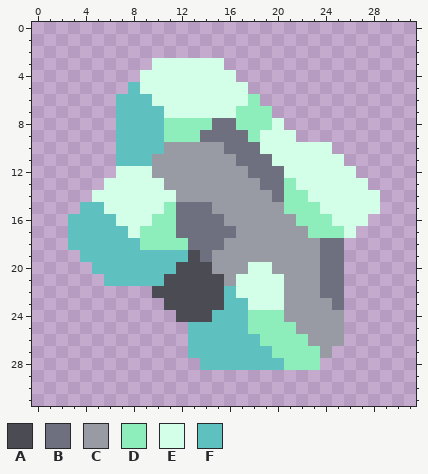
Pixel-art sprite, stored at assets/sprites/items/curtuses.png. The picture above was drawn from the file before the commit.
The file is 32x32 pixels.
Palette (. is transparent): A #4a4b53  B #6e7080  C #989aa4  D #8deebb  E #d3ffe8  F #5ec1bf
Pixels before, first column x 3:
 3 .......EEEEEE.............
 4 ......EEEEEEEE............
 5 .....FEEEEEEEEE...........
 6 ....FFFEEEEEEEED..........
 7 ....FFFFEEEEEEDDD.........
 8 ....FFFFDDDDBBDDDE........
 9 ....FFFFDDDBBBBDEEE.......
10 ....FFFFCCCCCBBBEEEEEE....
11 ....FFFCCCCCCCBBBEEEEEE...
12 ....EEECCCCCCCCBBBEEEEEE..
13 ...EEEEECCCCCCCCBBDEEEEEE.
14 ..EEEEEEECCCCCCCCBDDEEEEEE
15 .FFEEEEEDBBBCCCCCCDDDEEEEE
16 FFFFEEEDDBBBBCCCCCCDDDEEE.
17 FFFFFEDDDBBBBBCCCCCCDDDE..
18 FFFFFFDDDDBBBCCCCCCCCBB...
19 .FFFFFFFFFABCCCCCCCCCBB...
20 ..FFFFFFFAAACCCEECCCCBB...
21 ...FFFFFAAAAACEEEECCCBB...
22 .......AAAAAAFEEEECCCBB...
23 ........AAAAAFFEEECCCCB...
24 .........AAAFFFDDDCCCCC...
25 ..........FFFFFDDDDCCCC...
26 ..........FFFFFFDDDDCCC...
27 ..........FFFFFFFDDDDC....
28 ...........FFFFFFFDDD.....
The result:
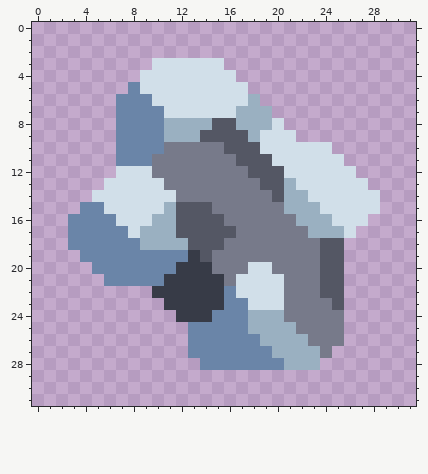
Diff:
colour A: #4a4b53 -> #373b47
colour B: #6e7080 -> #545764
colour C: #989aa4 -> #777a8a
colour D: #8deebb -> #9ab0c1
colour E: #d3ffe8 -> #d1dfe9
colour F: #5ec1bf -> #6a85a8
Boxes around the changes in both pictures, in picture pixels (x1, y1, x2, y2):
changed: (68, 58, 380, 370)
